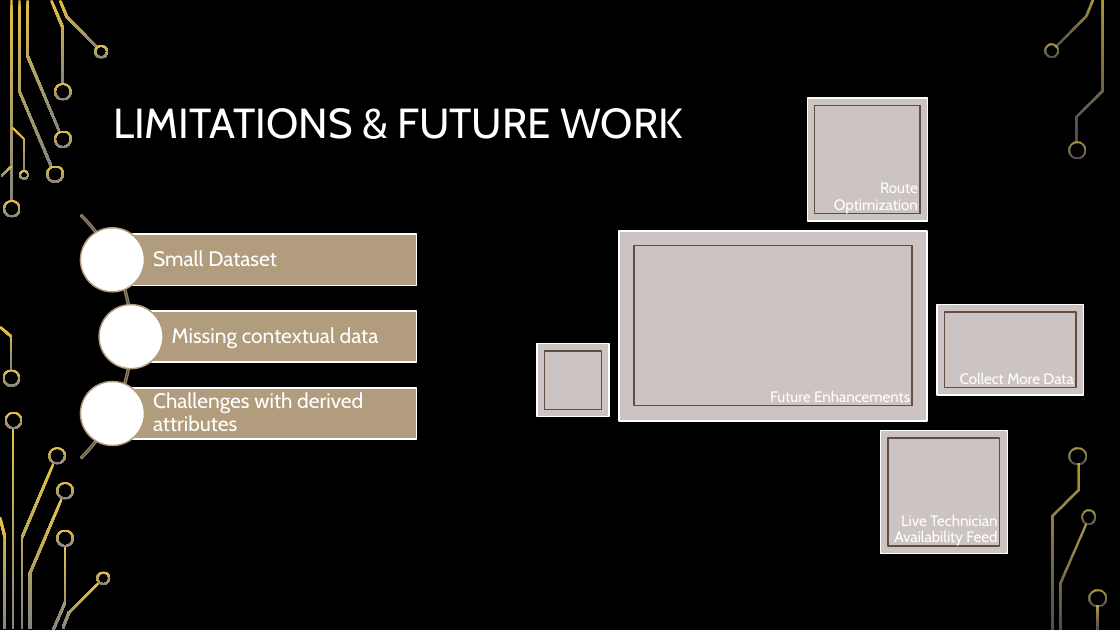
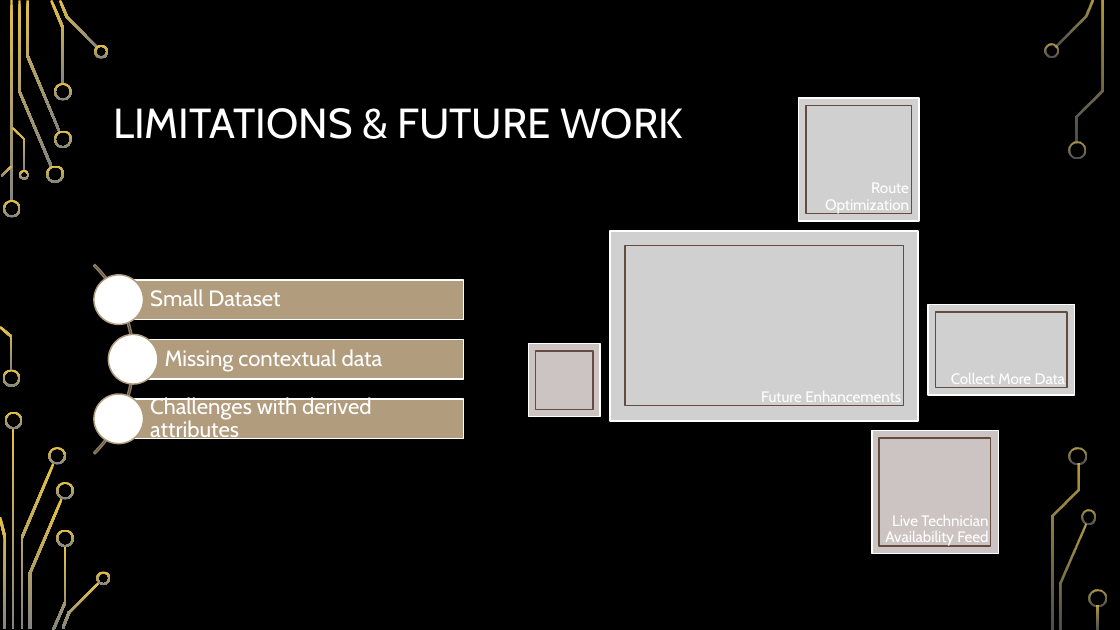
Before and after one commit to suebyeon/Capstone, a slide deck: slide 13 of Final Presentation.pptx. Drawn at 1120x630 pixels with LibreOffice and Linux fonts; fonts in the diff are those of the drawing; grey boxes stand for pictures; background and template pictures are left out. Boxes give left, top, right and bottom in pixels: in the first picture for what was removed or moved away, otherwise in the second. Text is boxed around its words. In the diff, an @@ line names an element or a change of style, - is before the commit and + after.

```diff
--- a/Final Presentation.pptx
+++ b/Final Presentation.pptx
@@ picture added at [799, 98, 919, 221] @@
@@ rectangle removed at [807, 98, 928, 221] @@
@@ arch (boxed as its full ring): place and size @@
-arch (boxed as its full ring) at [0, 164, 132, 509]
+arch (boxed as its full ring) at [0, 225, 134, 493]
@@ arch (boxed as its full ring) at [0, 225, 134, 493]: proportions changed @@
@@ picture added at [610, 231, 918, 421] @@
@@ rectangle removed at [619, 231, 927, 421] @@
@@ 7 rectangles, 4 texts: place and size @@
-7 rectangles, 4 texts at [537, 106, 1076, 553]
+7 rectangles, 4 texts at [528, 106, 1068, 553]
@@ ellipse: place and size @@
-ellipse at [81, 228, 145, 292]
+ellipse at [94, 275, 144, 324]
@@ size 18 to 19 pt in 3 elements at [150, 395, 372, 444], [165, 349, 383, 372], [150, 289, 280, 306] @@
@@ text "Small Dataset": place and size @@
-text "Small Dataset" at [153, 250, 277, 266]
+text "Small Dataset" at [150, 289, 280, 306]
@@ rectangle: place and size @@
-rectangle at [113, 234, 417, 286]
+rectangle at [118, 280, 463, 319]
@@ picture added at [928, 305, 1075, 396] @@
@@ rectangle removed at [938, 305, 1084, 396] @@
@@ ellipse: place and size @@
-ellipse at [99, 305, 163, 369]
+ellipse at [108, 334, 158, 384]
@@ text "Missing contextual data": place and size @@
-text "Missing contextual data" at [172, 327, 379, 348]
+text "Missing contextual data" at [165, 349, 383, 372]
@@ rectangle: place and size @@
-rectangle at [131, 311, 417, 362]
+rectangle at [134, 339, 464, 379]
@@ ellipse: place and size @@
-ellipse at [81, 381, 145, 445]
+ellipse at [94, 394, 144, 444]
@@ rectangle: place and size @@
-rectangle at [113, 388, 417, 439]
+rectangle at [118, 399, 463, 439]
```
Also in this commit, not shown: 4 other slides changed.
